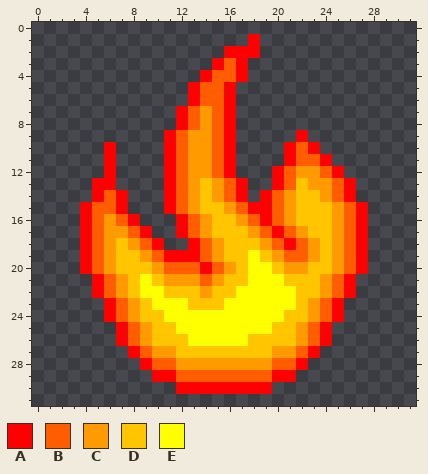
Pixel-art sprite, stored at img/feu_pos_2.png. The picture above was drawn from the file before the commit.
The file is 32x32 pixels.
Palette (. is transparent): A #ff0000  B #ff5d00  C #ff9b00  D #ffc600  E #ffff00
Pixels before, first column x 4:
 1 ..............A.........
 2 ............AAA.........
 3 ...........ABA..........
 4 ..........ABBA..........
 5 .........ABBA...........
 6 .........ABBA...........
 7 ........ABCBA...........
 8 ........ABCBA...........
 9 .......ABCCBA.....A.....
10 ..A....ABCCBA....ABA....
11 ..A....ABCCBA....ABBA...
12 ..A....ABCCBA...ABCCBA..
13 .AA....ABCDCBA..ABDCCBA.
14 .ABA...ABCDCBA.ABCDDCBA.
15 ABBA...ABCDDCBAABCDDDCBA
16 ABCBA...ABCDDCBABCDDDCBA
17 ABCCBA..ABCDDDCBABCDDCBA
18 ABCDCBA..ABCDDDCBABCDCBA
19 ABCDDCBAAABCDDEDCBBCDCBA
20 ABCDDDCBBBABCDEEDCCDDCBA
21 .ABCDEDCCCBCDDEEEDDDCBA.
22 .ABCDEEDDDCDDEEEEEDDCBA.
23 ..ABCDEEEDDDEEEEEEDCBA..
24 ..ABCDDEEEEEEEEEEDDCBA..
25 ...ABCDDEEEEEEEEDDCBA...
26 ...ABCDDDEEEEEDDDDCBA...
27 ....ABCCDDDDDDDDCCBA....
28 .....ABBCCCCCCCCBBA.....
29 ......AABBBBBBBBAA......
30 ........AAAAAAAA........
The same view after the edit:
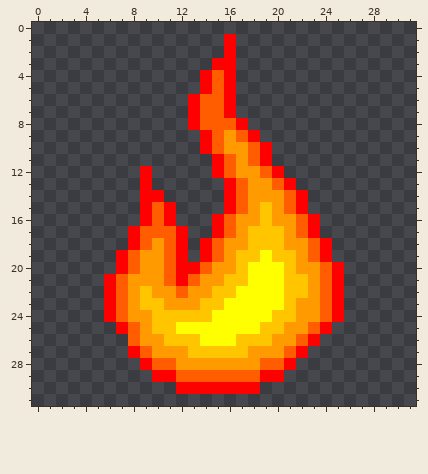
Message: création sprite feu position 2 et 3
The edit:
Changed rows in their new state; - is an unchanged pixel.
first column x 4:
 1 ------------A-.---------
 2 -------------..---------
 3 ------------A.----------
 4 ------------A.----------
 5 ---------.A-------------
 7 --------.AB-------------
 8 --------.AB-BA----------
 9 -------...A-CBA---.-----
10 --.----...A-CCBA-...----
11 --.----....ABCBA-....---
12 --.--A-....ABCCB-.....--
13 -..--A-.....ABCCBA.....-
14 -...-AA.....ABCCCBA....-
15 ....-AB-....A-CDCBA.....
16 .....ABA...AB-CDC-BA....
17 ....ABBB-..ABCDDDCBA....
18 ....A-CBA.ABCC-DDCCBA...
19 ...AB-CB-.ABC-DEDDCBA...
20 ...ABC--AABC----ED-CBA..
21 -.ABCCCBABC--------CBA.-
22 -.ABCDCCBC-------D-CBA.-
23 ------DCCC-------DC-----
24 -----C-DDDD-----D-C-----
25 ---------------D-C------
26 ---.--C--D---D--CCBA.---
27 --------C-----CC-BA.----
28 ---------------B-A.-----
29 ---------------A-.------
30 ---------------.--------
Pixel boxes of the changes (left, top, right, bottom) in both pictures:
changed: (80, 34, 368, 394)
